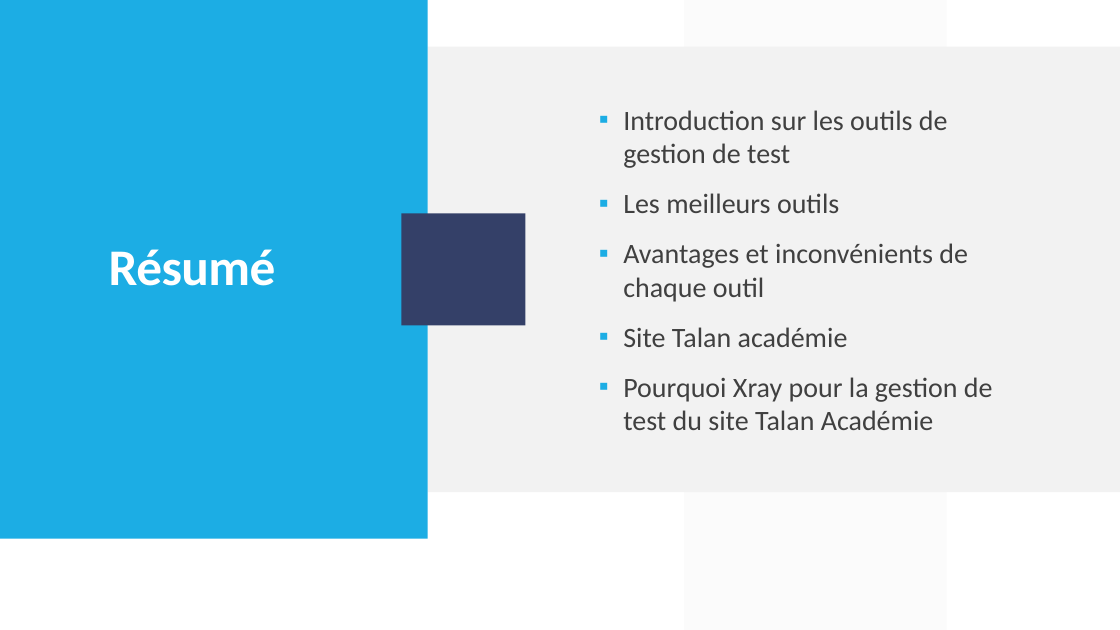
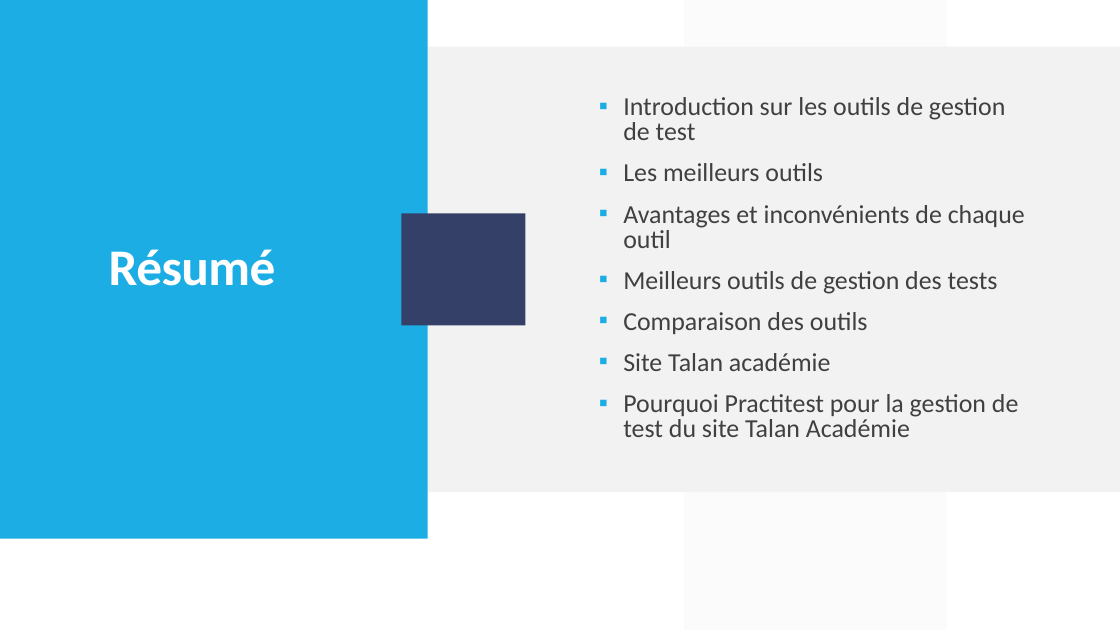
Before and after one commit to ines1900/Act-3.17, a slide deck: slide 2 of Les outils de gestion des tests.pptx. Drawn at 1120x630 pixels with LibreOffice and Linux fonts; fonts in the diff are those of the drawing. Boxes give left, top, right and bottom in pixels: in the first picture for what was removed or moved away, otherwise in the second. Text is boxed around its words. In the diff, an @@ line names an element or a change of style, - is before the commit and + after.

```diff
--- a/Les outils de gestion des tests.pptx
+++ b/Les outils de gestion des tests.pptx
@@ text at [623,97,1025,371]: size 24 to 22.2 pt in "Introduction sur les outils de gestion de ...", "Les meilleurs outils", "Avantages et inconvénients de chaque outil", "Site Talan académie"; line spacing 1 to 0.8 @@
@@ text at [623,271,998,334]: paragraphs added @@
+▪ Meilleurs outils de gestion des tests
+▪ Comparaison des outils
@@ text at [623,394,1018,437]: text changed; size 24 to 22.2 pt @@
-▪ Pourquoi Xray pour la gestion de test du site Talan Académie
+▪ Pourquoi Practitest pour la gestion de test du site Talan Académie
```
Also in this commit, not shown: 1 other slide changed.
